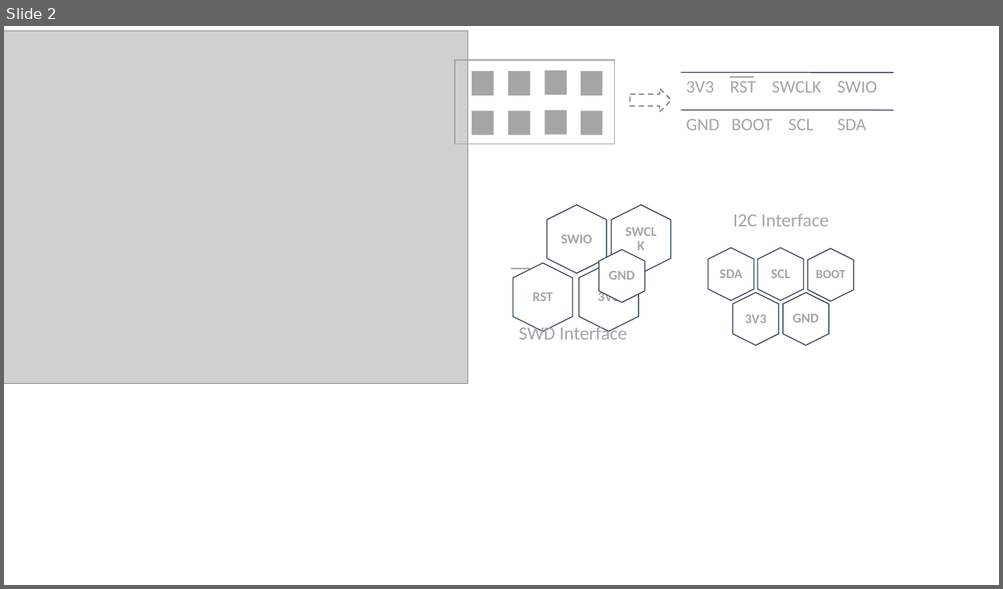
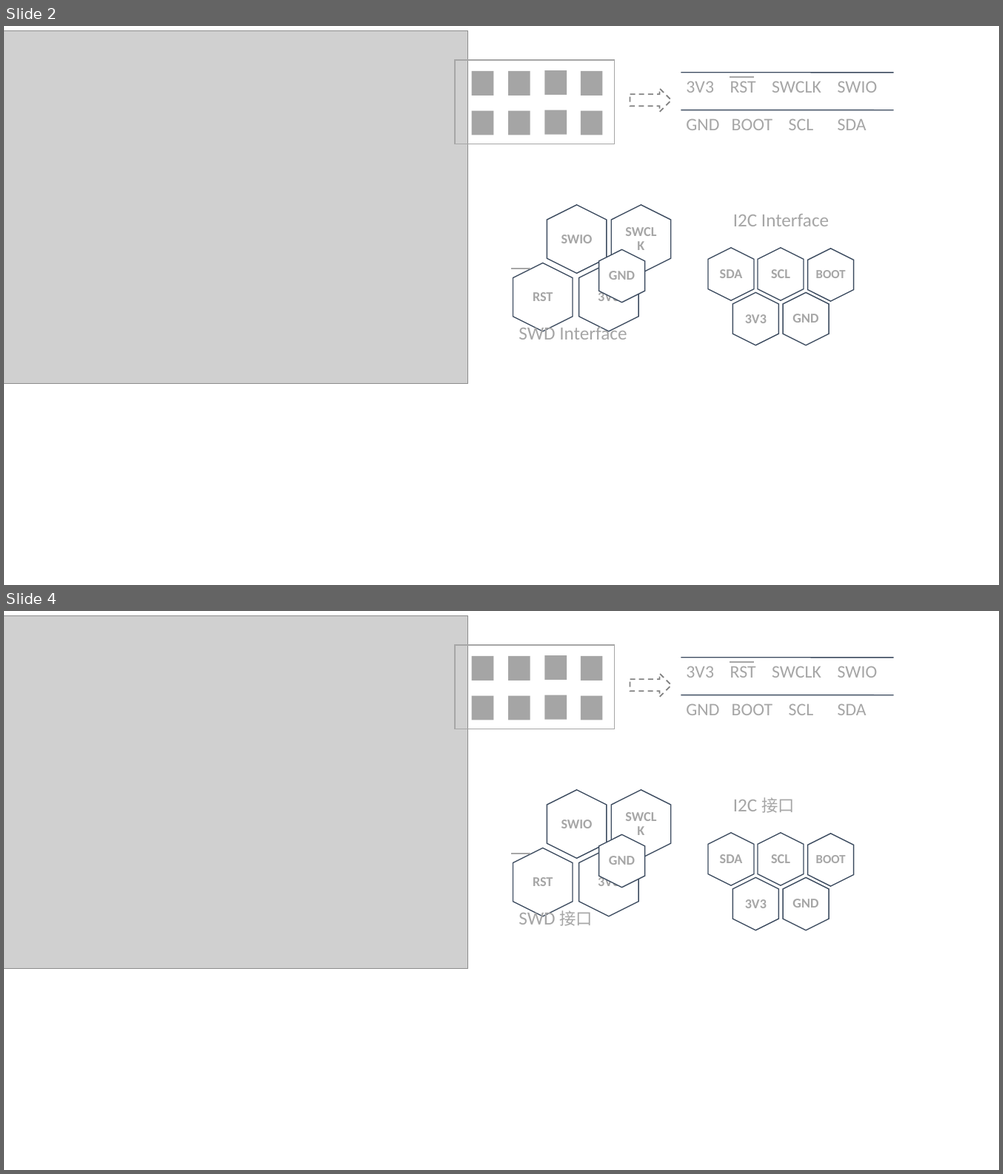
Before and after one commit to SeeedDocument/Grove-4-Channel_Solid_State_Relay, a slide deck: img/pin_map.pptx. Shown one above the other, each under a label of ours: slide 2 before the commit, slides 2 and 4 after it; the slides between them are not shown. The pictures are 1003x589 and 1003x1174 pixels, drawn with LibreOffice and Linux fonts; fonts in the diff are those of the drawing; grey boxes stand for pictures. Boxes give left, top, right and bottom in pixels: in the first picture for what was removed or moved away, otherwise in the second. Text is boxed around its words. In the diff, an @@ line names an element or a change of style, - is before the commit and + after.

```diff
--- a/img/pin_map.pptx
+++ b/img/pin_map.pptx
@@ slide 4 added at [4, 611, 999, 1170], background #FFFFFF @@
@@ picture added at [4, 615, 468, 968] @@
@@ rectangle added at [455, 645, 614, 729], outline #A6A6A6 1.25 pt @@
@@ rectangle added at [545, 655, 566, 680], fill #A5A5A5 @@
@@ rectangle added at [472, 655, 493, 681], fill #A5A5A5 @@
@@ rectangle added at [509, 655, 530, 681], fill #A5A5A5 @@
@@ rectangle added at [580, 655, 603, 681], fill #A5A5A5 @@
@@ right arrow added at [630, 674, 671, 698], fill #FFFFFF, outline #808080 1.25 pt dashed @@
@@ line added from (730, 662) to (754, 662), #A6A6A6 1.5 pt @@
@@ rectangle added at [472, 695, 493, 720], fill #A5A5A5 @@
@@ rectangle added at [509, 695, 530, 720], fill #A5A5A5 @@
@@ rectangle added at [545, 695, 566, 719], fill #A5A5A5 @@
@@ rectangle added at [580, 695, 603, 720], fill #A5A5A5 @@
@@ group added at [680, 658, 893, 715]: 2 lines, 2 texts @@
+3V3 RST SWCLK SWIO
+GND BOOT SCL SDA
@@ text added at [733, 797, 794, 813], 18 pt, text #A6A6A6 @@
+I2C 接口
@@ line added from (512, 854) to (531, 854), #A6A6A6 1.25 pt @@
@@ group added at [513, 790, 671, 917]: 5 hexagons, 5 texts @@
+SWCLK
+SWIO
+3V3
+RST
+GND
@@ group added at [708, 833, 854, 931]: 4 hexagons, 4 texts @@
+SCL
+SDA
+3V3
+BOOT
@@ hexagon added at [782, 877, 829, 931], fill #FFFFFF, outline #3E4C60 1 pt @@
@@ text added at [792, 899, 818, 908], 13 pt, text #A6A6A6, bold @@
+GND
@@ text added at [518, 908, 592, 926], 18 pt, text #A6A6A6 @@
+SWD 接口
```
Also in this commit, not shown: 1 other slide added, 2 other files.
